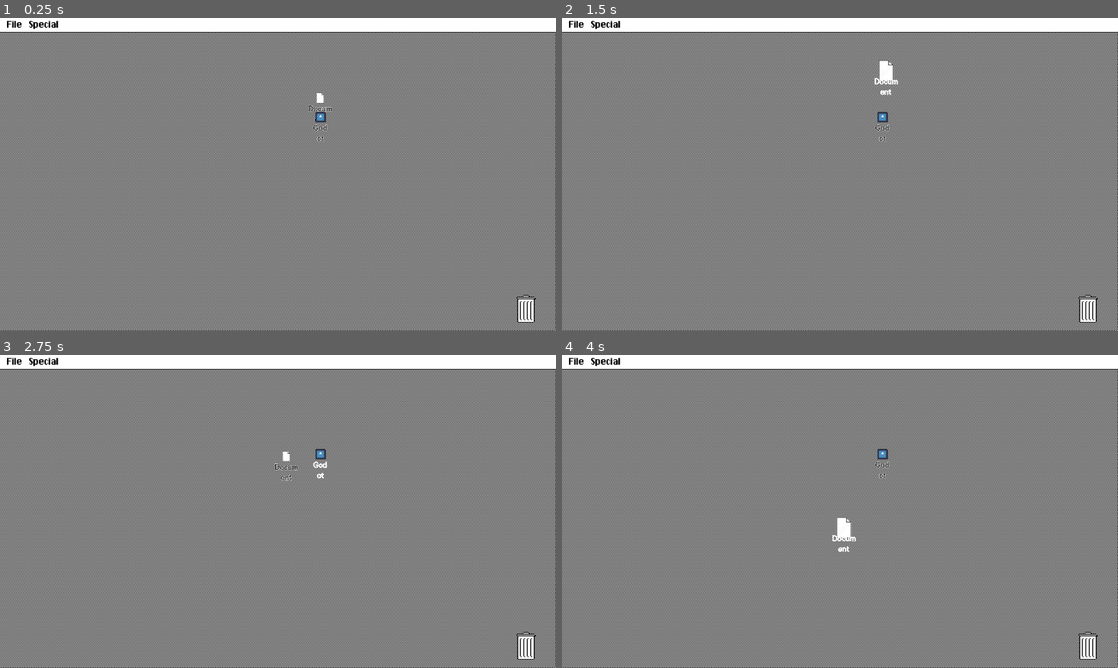
Above: before the commit, frames 1-4 (two rows, left to right).
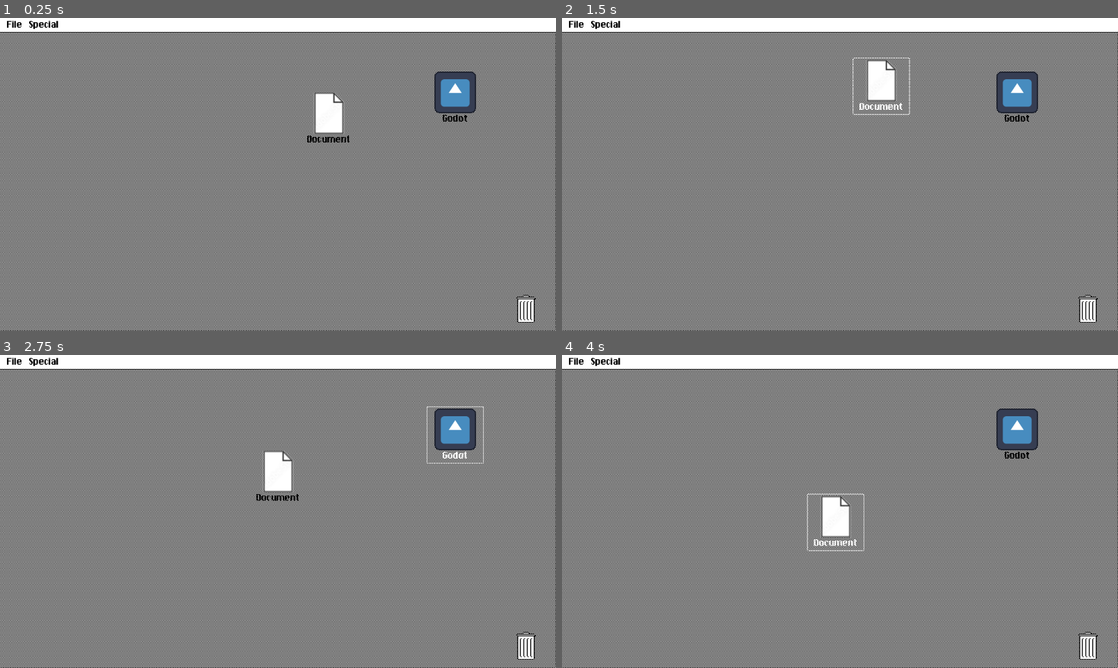
Above: after the commit, the same moments.

Repository: ee0pdt/gwj-78-erase
Game: Godot game, scene res://level/os1.tscn
Two runs of this game, one before a commit and one after it. Both use one fixed random seed, a clock stepped at 60 frames per second and the inputs below. This scene is started directly instead of the project's main scene. The engine's default icon, where the game draws it, is replaced by a stand-in: a white triangle on a blue panel in a dark square.
Inputs (mouse positions are in pixels of both pictures, inside the frame that each line leads up to):
- Up to frame 1 (0.25 s): no input
- Up to frame 2 (1.5 s): click (1090, 296) at 0.5 s; click "Document" at 1.25 s
- Up to frame 3 (2.75 s): click "Godot" at 2 s
- Up to frame 4 (4 s): click (1090, 633) at 2.75 s; click "Document" at 3.5 s

The runs differ from the first frame. In frame 1, 1.7% of the frame differs, in the area x 55-86%, y 17-40%; in frame 2, 1.8%; in frame 3, 1.9%, in the area x 46-87%, y 16-47%; in frame 4, 1.9%.

Commit message:
Fixed OS1

Diff:
--- a/level/os1.tscn
+++ b/level/os1.tscn
@@ -1,7 +1,6 @@
-[gd_scene load_steps=16 format=3 uid="uid://bfhe57ypw3i5u"]
+[gd_scene load_steps=15 format=3 uid="uid://bfhe57ypw3i5u"]
 
 [ext_resource type="Theme" uid="uid://cmnrvs380oc6u" path="res://themes/os1_mono.tres" id="1_1b1c6"]
-[ext_resource type="Theme" uid="uid://dj2vfsx2jdmu0" path="res://themes/os3.tres" id="1_fty6r"]
 [ext_resource type="Script" uid="uid://dffmsepw35cgc" path="res://level/level.gd" id="2_1d7e5"]
 [ext_resource type="Script" uid="uid://pjn5egmtl16x" path="res://desktop/desktop.gd" id="4_1b1c6"]
 [ext_resource type="PackedScene" uid="uid://d4c8dtd2jia1d" path="res://file_system_items/document/document.tscn" id="4_7hnyc"]
@@ -45,7 +44,6 @@
 offset_bottom = -1.0
 grow_horizontal = 2
 grow_vertical = 2
-theme = ExtResource("1_fty6r")
 theme_override_styles/panel = SubResource("StyleBoxTexture_k2s33")
 script = ExtResource("4_1b1c6")
 
@@ -75,16 +73,16 @@
 layout_mode = 0
 offset_left = 694.0
 offset_top = 169.0
-offset_right = 783.0
-offset_bottom = 233.0
+offset_right = 822.0
+offset_bottom = 297.0
 infected = true
 
 [node name="Application" parent="Desktop" instance=ExtResource("5_euys8")]
 layout_mode = 0
-offset_left = 707.0
-offset_top = 213.0
-offset_right = 771.0
-offset_bottom = 277.0
+offset_left = 985.0
+offset_top = 121.0
+offset_right = 1113.0
+offset_bottom = 249.0
 
 [node name="MenuBar" parent="." instance=ExtResource("9_jb3nm")]
 unique_name_in_owner = true
--- a/os1.tscn
+++ /dev/null
@@ -1,131 +0,0 @@
-[gd_scene load_steps=16 format=3 uid="uid://jt4ckr888hun"]
-
-[ext_resource type="Theme" uid="uid://cmnrvs380oc6u" path="res://themes/os1_mono.tres" id="1_mc5sq"]
-[ext_resource type="Script" uid="uid://dffmsepw35cgc" path="res://level/level.gd" id="2_co2tj"]
-[ext_resource type="Theme" uid="uid://dj2vfsx2jdmu0" path="res://themes/os3.tres" id="3_yre74"]
-[ext_resource type="Texture2D" uid="uid://cl68s7gfimstn" path="res://assets/images/a3k5lpwsn4gm7en71aa.png" id="4_5scqy"]
-[ext_resource type="Script" uid="uid://pjn5egmtl16x" path="res://desktop/desktop.gd" id="5_wb4vq"]
-[ext_resource type="PackedScene" uid="uid://bepushbvyj688" path="res://file_system_items/trash/trash.tscn" id="6_gn2n4"]
-[ext_resource type="PackedScene" uid="uid://d4c8dtd2jia1d" path="res://file_system_items/document/document.tscn" id="7_entsi"]
-[ext_resource type="PackedScene" uid="uid://dmf3a1es3sgi4" path="res://file_system_items/application/application.tscn" id="8_2yobx"]
-[ext_resource type="PackedScene" uid="uid://jr15xa6g2paw" path="res://menu_bar/menu_bar.tscn" id="9_tkvxp"]
-[ext_resource type="PackedScene" uid="uid://dpf8vobr127ok" path="res://info_window/info_window.tscn" id="10_k305n"]
-[ext_resource type="PackedScene" uid="uid://wyj22wjeccw6" path="res://empty_trash_dialog/empty_trash_dialog.tscn" id="11_dgtdl"]
-[ext_resource type="Script" uid="uid://30qghlfcc1sv" path="res://fsm/state_machine.gd" id="12_78lwk"]
-[ext_resource type="Script" uid="uid://0mcjqa8ciue7" path="res://level/states/asleep.gd" id="13_3g11t"]
-
-[sub_resource type="StyleBoxTexture" id="StyleBoxTexture_k2s33"]
-texture = ExtResource("4_5scqy")
-
-[sub_resource type="StyleBoxFlat" id="StyleBoxFlat_0vag3"]
-bg_color = Color(1, 1, 1, 1)
-border_width_bottom = 1
-border_color = Color(0, 0, 0, 1)
-
-[node name="OS1" type="Control"]
-layout_mode = 3
-anchors_preset = 15
-anchor_right = 1.0
-anchor_bottom = 1.0
-grow_horizontal = 2
-grow_vertical = 2
-theme = ExtResource("1_mc5sq")
-script = ExtResource("2_co2tj")
-metadata/_edit_horizontal_guides_ = [191.0]
-
-[node name="Desktop" type="Panel" parent="."]
-unique_name_in_owner = true
-layout_mode = 1
-anchors_preset = 15
-anchor_right = 1.0
-anchor_bottom = 1.0
-offset_left = -1.0
-offset_top = -1.0
-offset_right = -1.0
-offset_bottom = -1.0
-grow_horizontal = 2
-grow_vertical = 2
-theme = ExtResource("3_yre74")
-theme_override_styles/panel = SubResource("StyleBoxTexture_k2s33")
-script = ExtResource("5_wb4vq")
-
-[node name="MenuBackground" type="Panel" parent="Desktop"]
-layout_mode = 2
-offset_left = 1.0
-offset_top = -4.0
-offset_right = 1281.0
-offset_bottom = 34.0
-grow_horizontal = 2
-size_flags_vertical = 0
-theme_override_styles/panel = SubResource("StyleBoxFlat_0vag3")
-
-[node name="Trash" parent="Desktop" instance=ExtResource("6_gn2n4")]
-unique_name_in_owner = true
-layout_mode = 2
-offset_left = 1149.0
-offset_top = 578.0
-offset_right = 1277.0
-offset_bottom = 706.0
-grow_horizontal = 0
-grow_vertical = 2
-text = ""
-screen = NodePath("")
-
-[node name="Document" parent="Desktop" instance=ExtResource("7_entsi")]
-layout_mode = 0
-offset_left = 694.0
-offset_top = 169.0
-offset_right = 783.0
-offset_bottom = 233.0
-infected = true
-
-[node name="Application" parent="Desktop" instance=ExtResource("8_2yobx")]
-layout_mode = 0
-offset_left = 707.0
-offset_top = 213.0
-offset_right = 771.0
-offset_bottom = 277.0
-
-[node name="MenuBar" parent="." instance=ExtResource("9_tkvxp")]
-unique_name_in_owner = true
-layout_mode = 0
-offset_left = 10.0
-offset_right = 170.0
-offset_bottom = 42.0
-
-[node name="InfoWindow" parent="." instance=ExtResource("10_k305n")]
-unique_name_in_owner = true
-title = "Info"
-initial_position = 2
-size = Vector2i(640, 480)
-visible = false
-
-[node name="EmptyTrashDialog" parent="." instance=ExtResource("11_dgtdl")]
-unique_name_in_owner = true
-
-[node name="StateMachine" type="Node" parent="."]
-script = ExtResource("12_78lwk")
-initial_state = NodePath("Idle")
-metadata/_custom_type_script = "uid://30qghlfcc1sv"
-
-[node name="Idle" type="Node" parent="StateMachine"]
-script = ExtResource("13_3g11t")
-
-[node name="SoundEmptyTrash" type="AudioStreamPlayer" parent="."]
-unique_name_in_owner = true
-bus = &"SFX"
-
-[node name="SoundItemAddedToTrash" type="AudioStreamPlayer" parent="."]
-unique_name_in_owner = true
-bus = &"SFX"
-
-[node name="Music" type="AudioStreamPlayer" parent="."]
-unique_name_in_owner = true
-bus = &"Music"
-
-[connection signal="gui_input" from="Desktop" to="Desktop" method="_on_gui_input"]
-[connection signal="close_requested" from="InfoWindow" to="." method="_handle_close_info"]
-[connection signal="canceled" from="EmptyTrashDialog" to="." method="_cancel_empty_trash"]
-[connection signal="confirmed" from="EmptyTrashDialog" to="." method="_confirm_empty_trash"]
-
-[editable path="EmptyTrashDialog"]
--- a/themes/os1_mono.tres
+++ b/themes/os1_mono.tres
@@ -60,7 +60,6 @@
 Button/colors/font_hover_pressed_color = Color(1, 1, 1, 1)
 Button/colors/font_pressed_color = Color(0, 0, 0, 1)
 Button/font_sizes/font_size = 28
-Button/fonts/font = ExtResource("1_0070d")
 Button/styles/disabled = null
 Button/styles/focus = null
 Button/styles/hover = ExtResource("2_bbvwv")
Binary file added: assets/images/monoGodot.png
Not shown, added: assets/images/monoGodot.png.import
